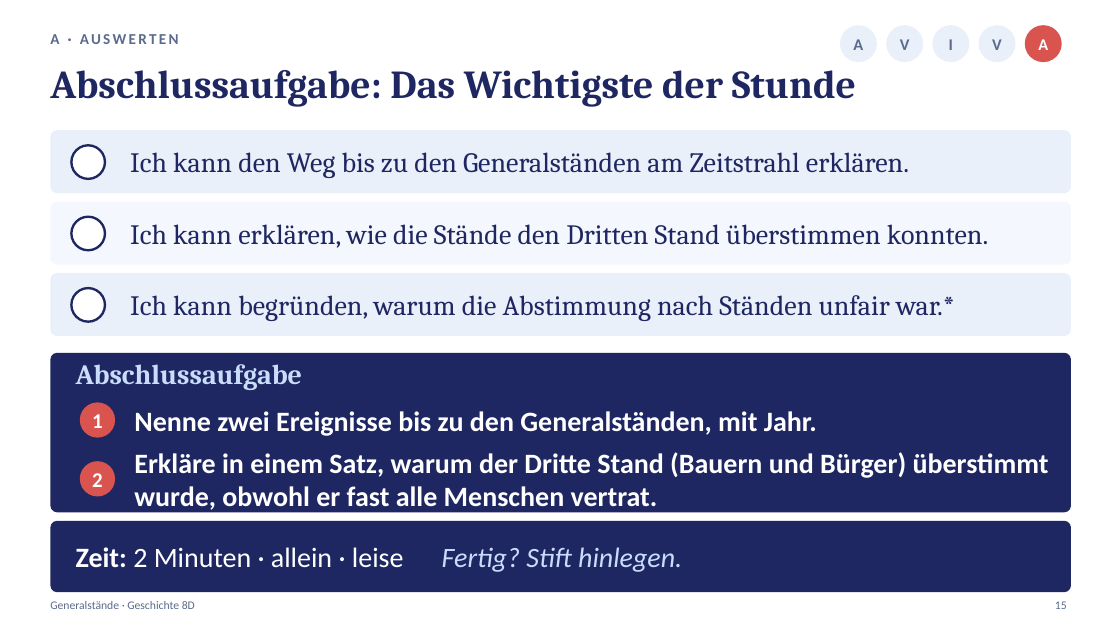
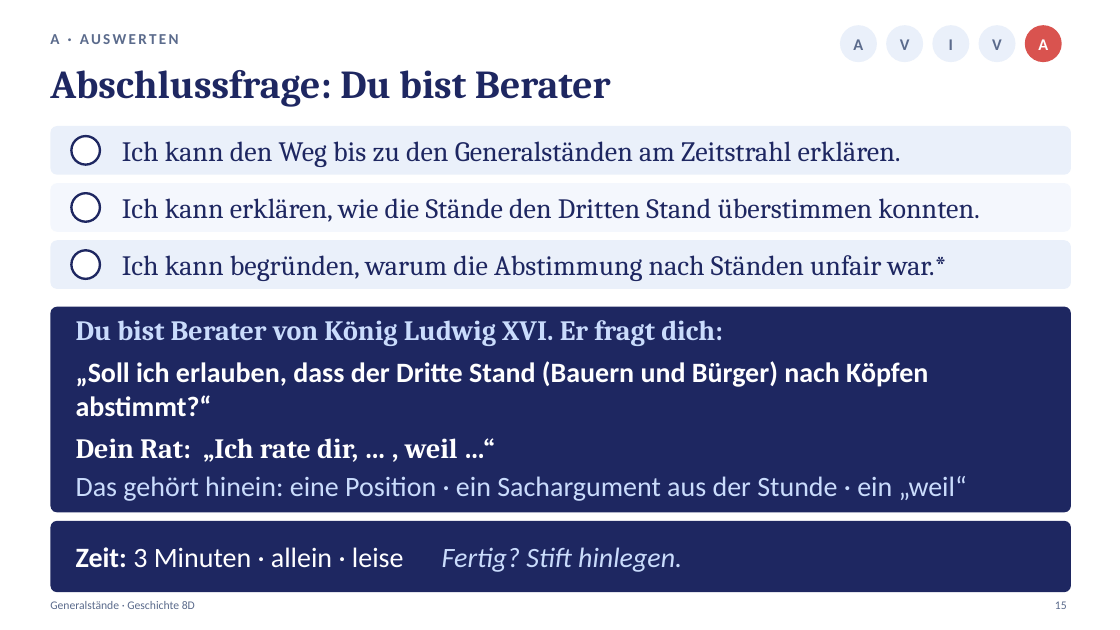
Before and after one commit to golzkonstantin-gif/Schule, a slide deck: slide 15 of Geschichte_8D/Generalstaende/Praesentation_Generalstaende_8D.pptx. Drawn at 1120x630 pixels with LibreOffice and Linux fonts; fonts in the diff are those of the drawing. Boxes give left, top, right and bottom in pixels: in the first picture for what was removed or moved away, otherwise in the second. Text is boxed around its words. In the diff, an @@ line names an element or a change of style, - is before the commit and + after.

```diff
--- a/Geschichte_8D/Generalstaende/Praesentation_Generalstaende_8D.pptx
+++ b/Geschichte_8D/Generalstaende/Praesentation_Generalstaende_8D.pptx
@@ text at (x1=50, y1=70, x2=611, y2=107): text changed @@
-Abschlussaufgabe: Das Wichtigste der Stunde
+Abschlussfrage: Du bist Berater
@@ rounded rectangle resized from (x1=50, y1=130, x2=1071, y2=193) to (x1=50, y1=126, x2=1071, y2=175) @@
@@ ellipse resized from (x1=71, y1=145, x2=105, y2=179) to (x1=71, y1=136, x2=100, y2=165) @@
@@ text "Ich kann den Weg bis ..." moved from (x1=130, y1=152, x2=909, y2=178) to (x1=122, y1=141, x2=901, y2=167) @@
@@ rounded rectangle resized from (x1=50, y1=202, x2=1071, y2=265) to (x1=50, y1=183, x2=1071, y2=232) @@
@@ ellipse resized from (x1=71, y1=217, x2=105, y2=250) to (x1=71, y1=193, x2=100, y2=222) @@
@@ text "Ich kann erklären, wie die ..." moved from (x1=130, y1=224, x2=989, y2=248) to (x1=122, y1=198, x2=980, y2=222) @@
@@ proportions changed in 4 elements at (x1=50, y1=126, x2=1071, y2=175), (x1=50, y1=183, x2=1071, y2=232), (x1=50, y1=307, x2=1071, y2=513), (x1=50, y1=240, x2=1071, y2=289) @@
@@ rounded rectangle resized from (x1=50, y1=273, x2=1071, y2=336) to (x1=50, y1=240, x2=1071, y2=289) @@
@@ ellipse resized from (x1=71, y1=288, x2=105, y2=322) to (x1=71, y1=250, x2=100, y2=279) @@
@@ text "Ich kann begründen, warum die ..." moved from (x1=130, y1=295, x2=955, y2=321) to (x1=122, y1=255, x2=947, y2=281) @@
@@ rounded rectangle resized from (x1=50, y1=353, x2=1071, y2=513) to (x1=50, y1=307, x2=1071, y2=513) @@
@@ text at (x1=76, y1=320, x2=723, y2=346): text changed @@
-Abschlussaufgabe
+Du bist Berater von König Ludwig XVI. Er fragt dich:
@@ text added at (x1=76, y1=361, x2=928, y2=417), 24 pt, text #FFFFFF, bold @@
+„Soll ich erlauben, dass der Dritte Stand (Bauern und Bürger) nach Köpfen abstimmt?“
@@ ellipse removed at (x1=80, y1=402, x2=115, y2=438) @@
@@ text removed at (x1=92, y1=414, x2=103, y2=428) @@
-1
@@ text added at (x1=76, y1=438, x2=458, y2=462), 24 pt, text #FFFFFF, bold @@
+Dein Rat: „Ich rate dir, … , weil …“
@@ text at (x1=76, y1=476, x2=967, y2=501): text changed; text colour #FFFFFF to #CADCFC; bold off @@
-Nenne zwei Ereignisse bis zu den Generalständen, mit Jahr.
+Das gehört hinein: eine Position · ein Sachargument aus der Stunde · ein „weil“
@@ ellipse removed at (x1=80, y1=461, x2=115, y2=497) @@
@@ text removed at (x1=92, y1=473, x2=103, y2=487) @@
-2
@@ text removed at (x1=134, y1=452, x2=1049, y2=513) @@
-Erkläre in einem Satz, warum der Dritte Stand (Bauern und Bürger) überstimmt wurde, obwohl er fast alle Menschen vertrat.
@@ text at (x1=76, y1=547, x2=682, y2=572): text changed @@
-Zeit: 2 Minuten · allein · leise Fertig? Stift hinlegen.
+Zeit: 3 Minuten · allein · leise Fertig? Stift hinlegen.
```
Also in this commit, not shown: 1 other slide changed, 11 other files.
